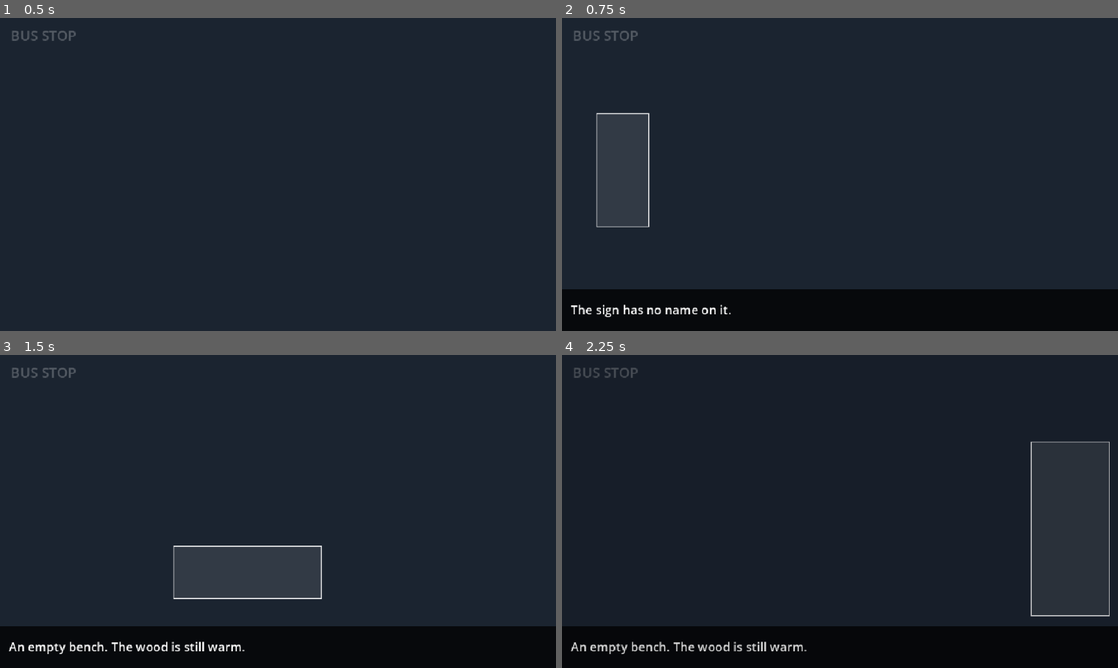
Above: before the commit, frames 1-4 (two rows, left to right).
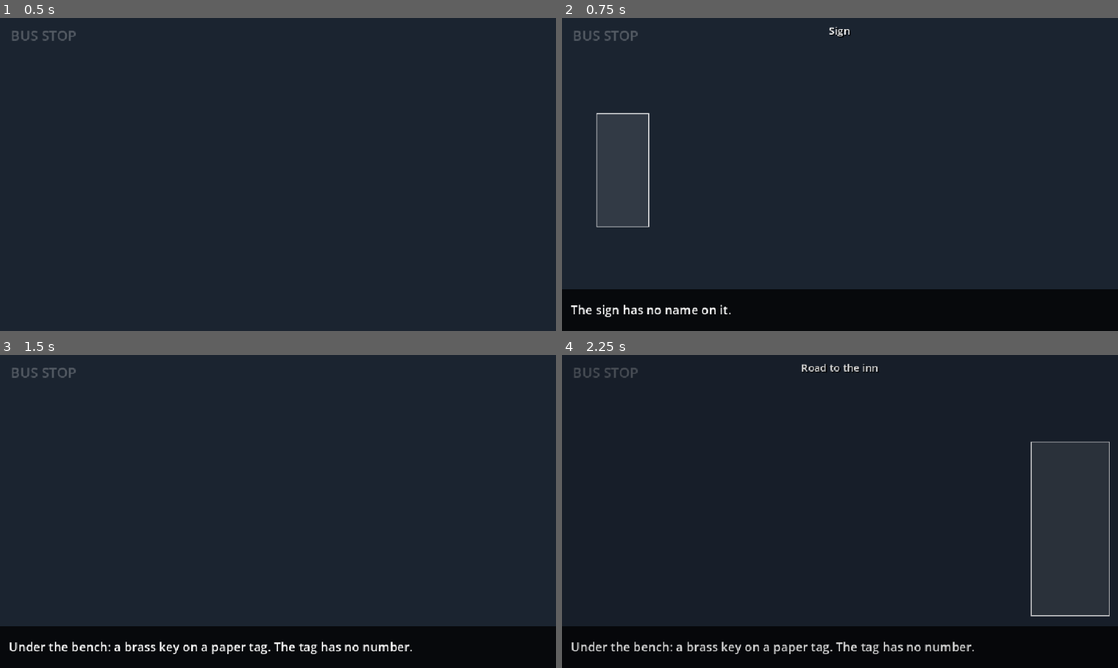
Above: after the commit, the same moments.

Repository: khalad007/Sheetwater
Game: Godot game, scene res://scenes/main.tscn
Same seed, same stepped clock (60 frames per second), same inputs: the game is played once before the commit and once after it.
Inputs (mouse positions are in pixels of both pictures, inside the frame that each line leads up to):
- Up to frame 1 (0.5 s): no input
- Up to frame 2 (0.75 s): tap Enter at 0.5 s; move the mouse to (623, 171) at 0.52 s; click (623, 171) at 0.67 s
- Up to frame 3 (1.5 s): tap Space at 1.25 s; move the mouse to (250, 570) at 1.27 s; click (250, 570) at 1.42 s
- Up to frame 4 (2.25 s): tap Enter at 2 s; move the mouse to (1067, 530) at 2.02 s; click (1067, 530) at 2.17 s

Frame 1 is identical in both runs. In frame 2, less than 0.1% of the frame differs, in the area x 48-52%, y 2-7%; in frame 3, 1.5%, in the area x 1-75%, y 60-96%; in frame 4, 1.4%.

Commit message:
Hotspot rules: needs/locked_text, gives, show_if/hide_if, cursor and hover label

Diff:
--- a/scripts/game_state.gd
+++ b/scripts/game_state.gd
@@ -41,6 +41,27 @@
 func has_item(item_id: String) -> bool:
 	return items.has(item_id)
 
+## Conditions are strings: "flag:name", "item:name", optionally prefixed "!".
+func check(cond: String) -> bool:
+	var negate: bool = cond.begins_with("!")
+	var body: String = cond.substr(1) if negate else cond
+	var result: bool
+	if body.begins_with("flag:"):
+		result = has_flag(body.substr(5))
+	elif body.begins_with("item:"):
+		result = has_item(body.substr(5))
+	else:
+		push_warning("GameState.check: bad condition '%s'" % cond)
+		return false
+	return result != negate
+
+
+func check_all(conds: Array) -> bool:
+	for c in conds:
+		if not check(str(c)):
+			return false
+	return true
+
 
 func enter_room(room_id: String) -> void:
 	current_room = room_id
--- a/scripts/hotspot.gd
+++ b/scripts/hotspot.gd
@@ -1,11 +1,14 @@
 class_name Hotspot
 extends Control
 ## A clickable rectangle. All behaviour lives in `data` (see room_data.gd).
+## refresh() re-evaluates visibility and lock state from GameState.
 
 signal activated(data: Dictionary)
+signal hover_changed(spot: Hotspot, is_hovered: bool)
 
 var data: Dictionary = {}
 var hovered: bool = false
+var unlocked: bool = true
 var debug: bool = false:
 	set(value):
 		debug = value
@@ -14,17 +17,33 @@
 
 func _ready() -> void:
 	mouse_filter = Control.MOUSE_FILTER_STOP
-	mouse_entered.connect(_on_mouse_entered)
-	mouse_exited.connect(_on_mouse_exited)
+	mouse_entered.connect(_on_hover.bind(true))
+	mouse_exited.connect(_on_hover.bind(false))
 
 
-func _on_mouse_entered() -> void:
-	hovered = true
+func _on_hover(is_hovered: bool) -> void:
+	hovered = is_hovered
+	queue_redraw()
+	hover_changed.emit(self, is_hovered)
+
+
+func set_hovered(value: bool) -> void:
+	hovered = value
 	queue_redraw()
 
 
-func _on_mouse_exited() -> void:
-	hovered = false
+func refresh() -> void:
+	var gives: String = data.get("gives", "")
+	var shown: bool = GameState.check_all(data.get("show_if", []))
+	var hidden: bool = data.has("hide_if") and GameState.check_all(data["hide_if"])
+	if gives != "" and GameState.has_item(gives):
+		hidden = true
+	var should_show: bool = shown and not hidden
+	if visible and not should_show:
+		hovered = false
+	visible = should_show
+	unlocked = GameState.check_all(data.get("needs", []))
+	mouse_default_cursor_shape = Control.CURSOR_POINTING_HAND if unlocked else Control.CURSOR_FORBIDDEN
 	queue_redraw()
 
 
@@ -38,9 +57,11 @@
 func _draw() -> void:
 	if not (hovered or debug):
 		return
+	# White outline when usable, reddish when locked. Placeholder look until we have art.
+	var tint := Color(1, 1, 1) if unlocked else Color(1.0, 0.55, 0.55)
 	var area := Rect2(Vector2.ZERO, size)
-	draw_rect(area, Color(1, 1, 1, 0.10 if hovered else 0.04), true)
-	draw_rect(area, Color(1, 1, 1, 0.9 if hovered else 0.35), false, 1.0)
+	draw_rect(area, Color(tint, 0.10 if hovered else 0.04), true)
+	draw_rect(area, Color(tint, 0.9 if hovered else 0.35), false, 1.0)
 	if debug:
 		var font: Font = ThemeDB.fallback_font
 		draw_string(font, Vector2(3, 12), str(data.get("label", "")),
--- a/scripts/room.gd
+++ b/scripts/room.gd
@@ -9,6 +9,8 @@
 
 var _data: Dictionary = {}
 var _hotspots: Array[Hotspot] = []
+var _hovered_spot: Hotspot
+var _hover_label: Label
 var _caption_bg: ColorRect
 var _caption_label: Label
 var _caption_timer: Timer
@@ -24,7 +26,11 @@
 	_data = RoomData.ROOMS[room_id]
 	_build_background()
 	_build_hotspots()
+	_build_hover_label()
 	_build_caption()
+	GameState.flag_changed.connect(_refresh_hotspots.unbind(2))
+	GameState.item_added.connect(_refresh_hotspots.unbind(1))
+	_refresh_hotspots()
 
 
 func _unhandled_key_input(event: InputEvent) -> void:
@@ -69,8 +75,22 @@
 		spot.position = Vector2(r[0], r[1])
 		spot.size = Vector2(r[2], r[3])
 		spot.activated.connect(_on_hotspot_activated)
+		spot.hover_changed.connect(_on_hover_changed)
 		add_child(spot)
 		_hotspots.append(spot)
+
+
+func _build_hover_label() -> void:
+	_hover_label = Label.new()
+	_hover_label.position = Vector2(0, 6)
+	_hover_label.size = Vector2(640, 20)
+	_hover_label.horizontal_alignment = HORIZONTAL_ALIGNMENT_CENTER
+	_hover_label.add_theme_font_size_override("font_size", 12)
+	_hover_label.add_theme_color_override("font_shadow_color", Color(0, 0, 0, 0.9))
+	_hover_label.add_theme_constant_override("shadow_offset_x", 1)
+	_hover_label.add_theme_constant_override("shadow_offset_y", 1)
+	_hover_label.mouse_filter = Control.MOUSE_FILTER_IGNORE
+	add_child(_hover_label)
 
 
 func _build_caption() -> void:
@@ -103,9 +123,43 @@
 	_caption_timer.start(maxf(2.5, text.length() * 0.05))
 
 
+func _refresh_hotspots() -> void:
+	for spot in _hotspots:
+		spot.refresh()
+	# A hotspot may have appeared/disappeared under a stationary mouse.
+	_hovered_spot = null
+	var mouse: Vector2 = get_local_mouse_position()
+	for spot in _hotspots:
+		if spot.visible and Rect2(spot.position, spot.size).has_point(mouse):
+			_hovered_spot = spot
+	for spot in _hotspots:
+		spot.set_hovered(spot == _hovered_spot)
+	_update_hover_label()
+
+
+func _on_hover_changed(spot: Hotspot, is_hovered: bool) -> void:
+	if is_hovered:
+		_hovered_spot = spot
+	elif _hovered_spot == spot:
+		_hovered_spot = null
+	_update_hover_label()
+
+
+func _update_hover_label() -> void:
+	if _hovered_spot:
+		_hover_label.text = str(_hovered_spot.data.get("label", ""))
+	else:
+		_hover_label.text = ""
+
+
 func _on_hotspot_activated(spot_data: Dictionary) -> void:
+	if not GameState.check_all(spot_data.get("needs", [])):
+		show_caption(str(spot_data.get("locked_text", "Not yet.")))
+		return
 	if spot_data.has("sets"):
 		GameState.set_flag(spot_data["sets"])
+	if spot_data.has("gives"):
+		GameState.add_item(spot_data["gives"])
 	if spot_data.has("exit"):
 		exit_requested.emit(spot_data["exit"])
 	elif spot_data.has("text"):
--- a/scripts/room_data.gd
+++ b/scripts/room_data.gd
@@ -5,10 +5,17 @@
 ##   color     placeholder background colour (hex string)
 ##   bg        path to a 640x360 PNG; used automatically once the file exists
 ##   hotspots  list of clickable areas. Each has:
-##               id, label, rect [x, y, width, height] in 640x360 space
-##               and EITHER "text" (shows a caption) OR "exit" (room id to go to)
-## These three rooms are test placeholders. Real rooms replace them later.
-##               optional "sets": a flag name set to true on click
+##       id, label, rect [x, y, width, height] in 640x360 space
+##       and EITHER "text" (caption) OR "exit" (room id to go to)
+##     optional:
+##       "needs":       [conditions]  all must be true or the click is refused
+##       "locked_text": caption shown when refused (default "Not yet.")
+##       "sets":        flag name set to true on a successful click
+##       "gives":       item id added on a successful click; the hotspot then disappears
+##       "show_if":     [conditions]  hotspot only exists while all are true
+##       "hide_if":     [conditions]  hotspot disappears when all are true
+## Conditions: "flag:name", "item:name", prefix "!" to negate.
+## These three rooms are a test chain. Real rooms replace them later.
 
 const ROOMS: Dictionary = {
 	"bus_stop": {
@@ -17,9 +24,10 @@
 		"bg": "res://art/bg_bus_stop.png",
 		"hotspots": [
 			{"id": "sign", "label": "Sign", "rect": [40, 110, 60, 130],
-				 "text": "The sign has no name on it.", "sets": "read_sign"},
+				"text": "The sign has no name on it.", "sets": "read_sign"},
 			{"id": "bench", "label": "Bench", "rect": [200, 220, 170, 60],
-				"text": "An empty bench. The wood is still warm."},
+				"text": "Under the bench: a brass key on a paper tag. The tag has no number.",
+				"gives": "room_key"},
 			{"id": "road", "label": "Road to the inn", "rect": [540, 100, 90, 200],
 				"exit": "inn_room"},
 		],
@@ -30,10 +38,15 @@
 		"bg": "res://art/bg_inn_room.png",
 		"hotspots": [
 			{"id": "wardrobe", "label": "Wardrobe", "rect": [60, 90, 110, 200],
-				"text": "The wardrobe door sticks. Something rattles inside."},
+				"needs": ["flag:looked_window"],
+				"locked_text": "Too dark inside to see. The window might help.",
+				"text": "In a coat pocket: a child's drawing of a hand held inside a larger hand.",
+				"gives": "child_drawing"},
 			{"id": "window", "label": "Window", "rect": [260, 70, 120, 100],
-				"text": "Frosted glass. Nothing but pale light."},
+				"text": "Frosted glass. Nothing but pale light.", "sets": "looked_window"},
 			{"id": "door", "label": "Door to the lane", "rect": [540, 110, 90, 190],
+				"needs": ["item:room_key"],
+				"locked_text": "The door is locked.",
 				"exit": "village_lane"},
 			{"id": "back", "label": "Back to the bus stop", "rect": [20, 260, 120, 70],
 				"exit": "bus_stop"},
@@ -46,6 +59,9 @@
 		"hotspots": [
 			{"id": "villager", "label": "Villager", "rect": [280, 120, 70, 170],
 				"text": "He turns toward you. There is nothing to see in his face."},
+			{"id": "puddle", "label": "Puddle", "rect": [400, 270, 120, 40],
+				"show_if": ["item:child_drawing"],
+				"text": "The puddle is white with salt. It shows only sky."},
 			{"id": "inn", "label": "Back to the inn", "rect": [20, 100, 90, 200],
 				"exit": "inn_room"},
 		],
